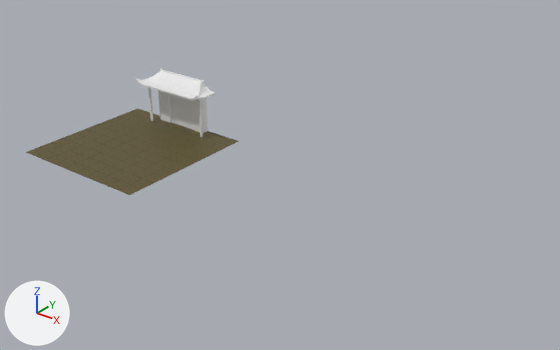
The Blender file projects/Project Dragon/res/For Alan/Blend Files/side buildings.blend, before and after one commit.
One viewpoint serves both versions: a camera (50 mm lens) standing at (7.36, -6.36, 4.26) and looking at (2.38, 0.11, 0.25). Lighting does not change. The marker at lower left points along +X, +Y and +Z. The same objects are shown in both versions, whatever each file hides.
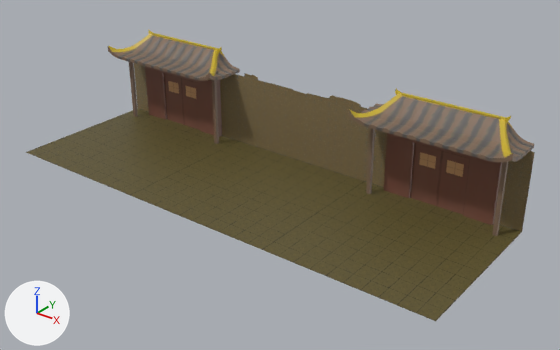
Location of each change, [x1, y1, x2, y2] in pixels of the pictures (560 x 350 px):
'Plane.005', added (brown)
    after: [262, 181, 521, 321]
'Plane.004', added (brown)
    after: [130, 141, 364, 250]
'Plane.002', added (brown)
    after: [238, 73, 367, 181]
'Cube.007', added (brown)
    after: [383, 133, 502, 225]
'Cube.004', added
    after: [349, 88, 534, 162]
'Cube.001', reshaped, moved, rescaled (66% wider, 58% taller)
    before: [136, 68, 215, 100]
    after: [108, 30, 240, 81]
'Cube.003', reshaped, moved, rescaled (53% wider, 67% taller)
    before: [158, 91, 208, 133]
    after: [145, 66, 222, 137]
'Plane.003', added (brown)
    after: [364, 107, 535, 232]
'Plane.006', added (brown)
    after: [134, 63, 239, 141]
'Cube.006', added (brown)
    after: [492, 161, 509, 236]
'Cube.002', moved, rescaled
    before: [198, 100, 203, 137]
    after: [212, 80, 219, 144]
'Cube.005', added
    after: [366, 128, 375, 194]
'Cube', moved, rescaled (67% wider, 65% taller)
    before: [148, 88, 153, 121]
    after: [129, 62, 138, 117]

What changed in the scene script:
```text
Change me_cube_003:
    used by ob_cube_001; location = (0.0, 0.845, 0.651); scale = (0.582, 0.178, 0.0141)
    remove me_cube_003.from_pydata(...)  # 534 vertices, 1063 faces, 3 loose edges; spans x -1.0..1.0, y -1.13..0.87, z -5.2..8.37
    add me_cube_003.from_pydata(...)  # 533 vertices, 1055 faces, 11 loose edges; spans x -1.0..1.0, y -1.13..0.87, z -5.2..8.37
    me_cube_003 part 1: 1053 faces spanning x -1.0..1.0, y -1.13..0.87, z -5.2..8.37 switch from no material to mat_material_003 (picture img_side_building)
Change me_cube_002:
    used by ob_cube_003; location = (0.0, 0.951, 0.322); scale = (0.42, 0.0495, 0.322)
    remove me_cube_002.from_pydata(...)  # 36 vertices, 34 faces; spans x -1.0..1.0, y -1.0..1.0, z -1.0..1.0
    add me_cube_002.from_pydata(...)  # 35 vertices, 30 faces; spans x -1.0..1.0, y -1.0..1.0, z -1.0..1.0
    me_cube_002 part 2: 30 faces spanning x -1.0..1.0, y -1.0..1.0, z -1.0..1.0 switch from no material to mat_material_005 (picture img_side_building)
Change ob_cube_001:
    ob_cube_001.location: (0.0, 0.845, 0.651) -> (-0.001, 0.842, 1.067)
    ob_cube_001.scale: (0.582, 0.178, 0.0141) -> (0.955, 0.292, 0.0231)
Change ob_cube:
    ob_cube.location: (-0.481, 0.799, 0.296) -> (-0.79, 0.767, 0.485)
    ob_cube.scale: (0.0137, 0.0137, 0.202) -> (0.0225, 0.0225, 0.332)
Change ob_cube_002:
    ob_cube_002.location: (0.487, 0.799, 0.296) -> (0.797, 0.767, 0.485)
    ob_cube_002.scale: (0.0137, 0.0137, 0.202) -> (0.0225, 0.0225, 0.332)
Change ob_cube_003:
    ob_cube_003.location: (0.0, 0.951, 0.322) -> (-0.001, 1.016, 0.528)
    ob_cube_003.scale: (0.42, 0.0495, 0.322) -> (0.689, 0.0812, 0.528)
Add ob_plane_006:
    ob_plane_006 = bpy.data.objects.new('Plane.006', me_plane_001.copy())  # the mesh of ob_plane_001
    ob_plane_006.location = (0.0, 1.0, 0.5)
    ob_plane_006.rotation_euler = (1.571, 0.0, 0.0)  # degrees (90, 0, 0)
    ob_plane_006.scale = (1.0, 0.5, 1.0)
Add ob_cube_007:
    ob_cube_007 = bpy.data.objects.new('Cube.007', me_cube_007)  # 35 vertices, 30 faces; spans x -1.0..1.0, y -1.0..1.0, z -1.0..1.0; in mat_material_005 (picture img_side_building)
    ob_cube_007.location = (3.996, 1.016, 0.528)
    ob_cube_007.scale = (0.689, 0.0812, 0.528)
Add ob_cube_006:
    ob_cube_006 = bpy.data.objects.new('Cube.006', me_cube_006)  # a box spanning x -1.0..1.0, y -1.0..1.0, z -1.46..1.46; in mat_material_006 (picture img_side_building)
    ob_cube_006.location = (4.794, 0.767, 0.485)
    ob_cube_006.scale = (0.0225, 0.0225, 0.332)
Add ob_cube_005:
    ob_cube_005 = bpy.data.objects.new('Cube.005', me_cube_005)  # a box spanning x -1.0..1.0, y -1.0..1.0, z -1.46..1.46; in mat_material_004 (picture img_side_building)
    ob_cube_005.location = (3.207, 0.767, 0.485)
    ob_cube_005.scale = (0.0225, 0.0225, 0.332)
Add ob_cube_004:
    ob_cube_004 = bpy.data.objects.new('Cube.004', me_cube_004)  # 533 vertices, 1055 faces, 11 loose edges; spans x -1.0..1.0, y -1.13..0.87, z -5.2..8.37; in mat_material_003 (picture img_side_building)
    ob_cube_004.location = (3.996, 0.842, 1.067)
    ob_cube_004.scale = (0.955, 0.292, 0.0231)
Add ob_plane_005:
    ob_plane_005 = bpy.data.objects.new('Plane.005', me_plane.copy())  # the mesh of ob_plane
    ob_plane_005.location = (4.0, 0.0, 0.0)
Add ob_plane_004:
    ob_plane_004 = bpy.data.objects.new('Plane.004', me_plane.copy())  # the mesh of ob_plane
    ob_plane_004.location = (2.0, 0.0, 0.0)
Add ob_plane_003:
    ob_plane_003 = bpy.data.objects.new('Plane.003', me_plane_001.copy())  # the mesh of ob_plane_001
    ob_plane_003.location = (4.0, 1.0, 0.5)
    ob_plane_003.rotation_euler = (1.571, 0.0, 0.0)  # degrees (90, 0, 0)
    ob_plane_003.scale = (1.0, 0.5, 1.0)
Add ob_plane_002:
    ob_plane_002 = bpy.data.objects.new('Plane.002', me_plane_001.copy())  # the mesh of ob_plane_001
    ob_plane_002.location = (2.0, 1.0, 0.5)
    ob_plane_002.rotation_euler = (1.571, 0.0, 0.0)  # degrees (90, 0, 0)
    ob_plane_002.scale = (1.0, 0.5, 1.0)
```
